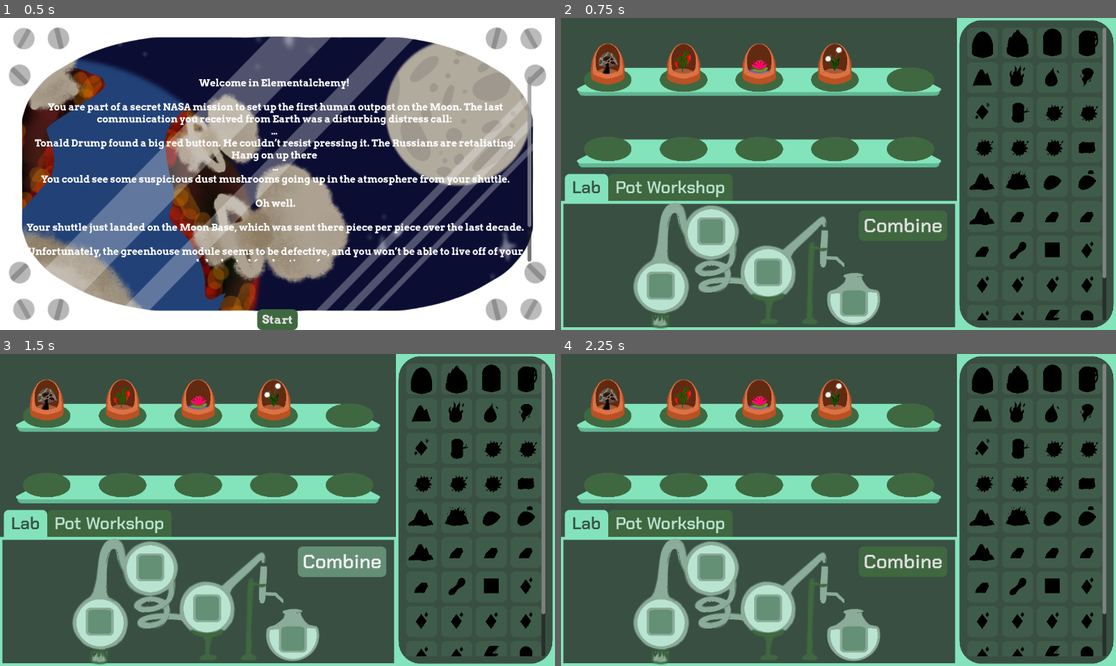
Above: before the commit, frames 1-4 (two rows, left to right).
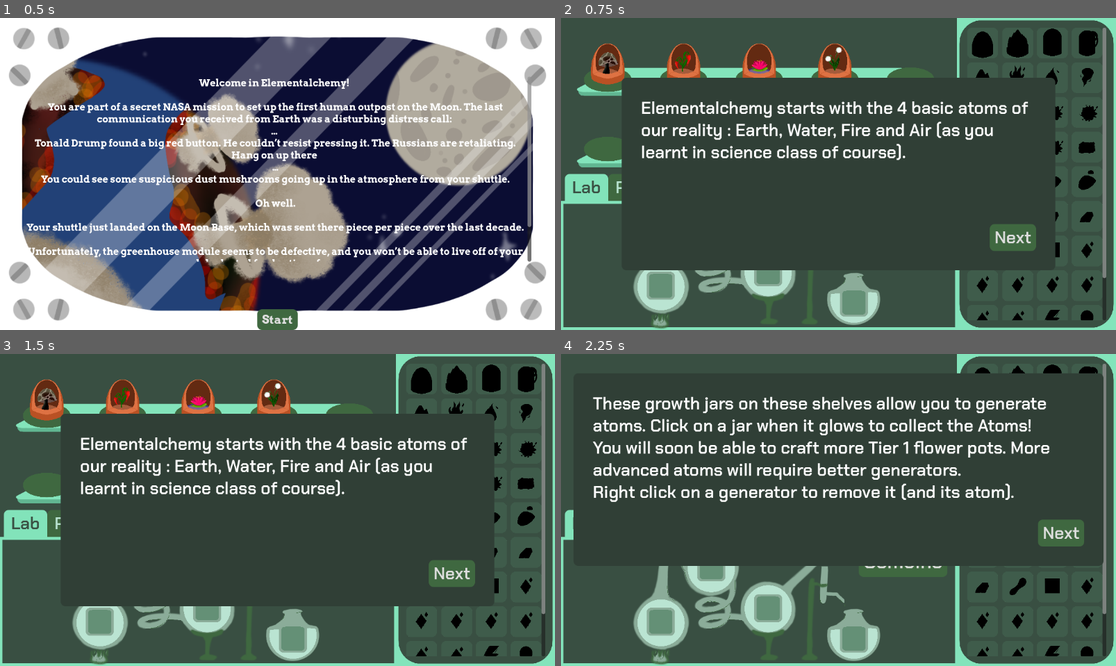
Above: after the commit, the same moments.

Repository: Girlies-stdio/elementalchemy
Game: Godot game, scene res://Scenes/Intro.tscn
Same seed, same stepped clock (60 frames per second), same inputs: the game is played once before the commit and once after it.
Inputs (mouse positions are in pixels of both pictures, inside the frame that each line leads up to):
- Up to frame 1 (0.5 s): no input
- Up to frame 2 (0.75 s): click "Start" at 0.5 s
- Up to frame 3 (1.5 s): click "Combine" at 1.25 s
- Up to frame 4 (2.25 s): click (1010, 572) at 2 s, where only the run after the commit has a clickable "Next"

Frame 1 is identical in both runs. In frame 2, 26% of the frame differs, in the area x 10-90%, y 19-81%; in frame 3, 26%; in frame 4, 33%, in the area x 2-98%, y 6-68%.

Commit message:
feat: one_away print

Diff:
--- a/Scenes/main.tscn
+++ b/Scenes/main.tscn
@@ -327,7 +327,6 @@
 size_flags_stretch_ratio = 0.4
 
 [node name="Tutorial" type="Control" parent="."]
-visible = false
 layout_mode = 1
 anchors_preset = 15
 anchor_right = 1.0
--- a/Scripts/lab.gd
+++ b/Scripts/lab.gd
@@ -91,6 +91,10 @@
 	if result == "nothing":
 		handle_failed_recipe()
 		return null
+	elif result == "one away":
+		print("one away")
+		#TODO: UI
+		return null
 	else:
 		return GlobalScript.findItem(result)
 
--- a/Singletons/RecipesLoader.gd
+++ b/Singletons/RecipesLoader.gd
@@ -36,9 +36,25 @@
 
 If the recipe is not found(i.e the given set of ingredients is not valid), the function returns "nothing".
 """
-func get_recipe(ingredients):
+func get_recipe(ingredients) -> String:
+	var one_away: bool = false
 	ingredients.sort()
 	for recipe in recipes.values():
 		if recipe["ingredients"] == ingredients:
 			return recipe["name"]
-	return "nothing"
+		else :
+			if checkOneAway(recipe["ingredients"], ingredients.duplicate()):
+				one_away = true
+	return "one away" if one_away else "nothing"
+
+func checkOneAway(recipe, ingredients) -> bool:
+	var count: int = 0
+	for ingredient in recipe:
+		var item = GlobalScript.findItem(ingredient)
+		if !item: break
+		if !Global.get_node("Inventory").slots[item].unlocked:
+			return false
+		if ingredient in ingredients:
+			count +=1
+			ingredients.erase(ingredient)
+	return count == 2
